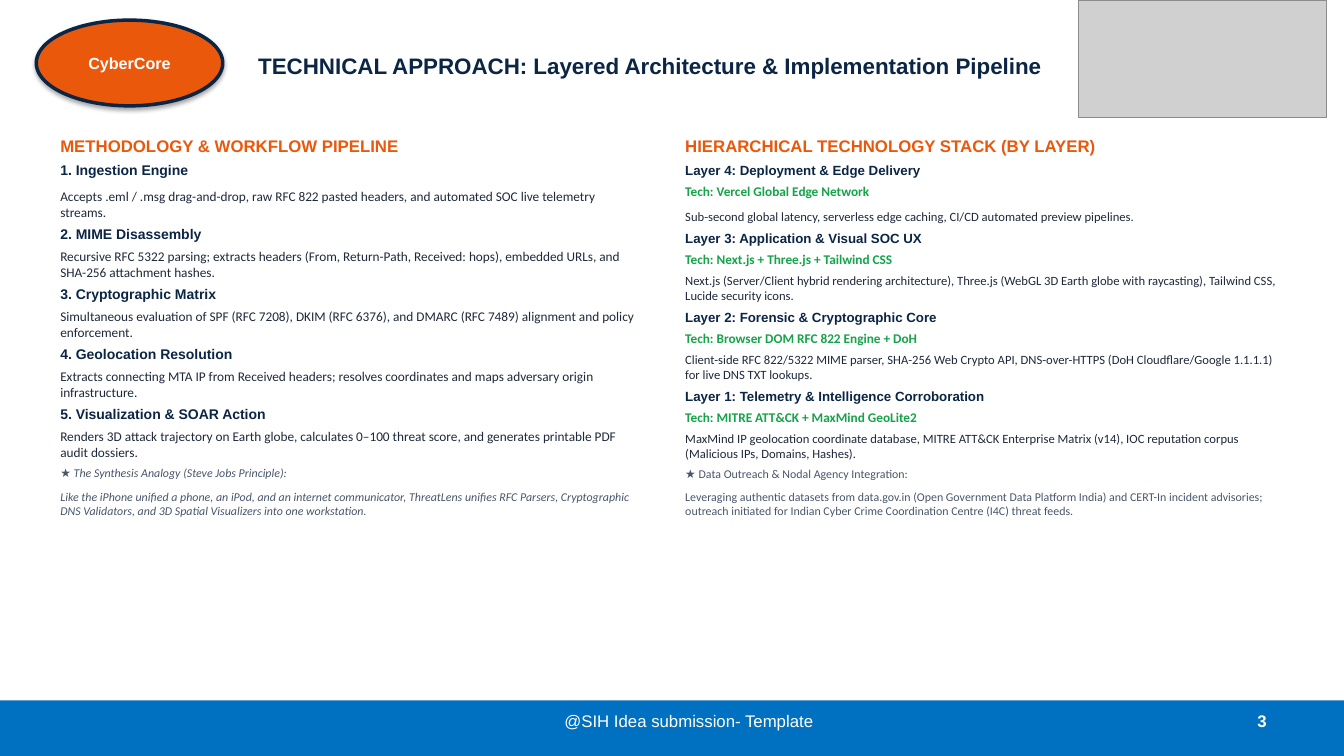
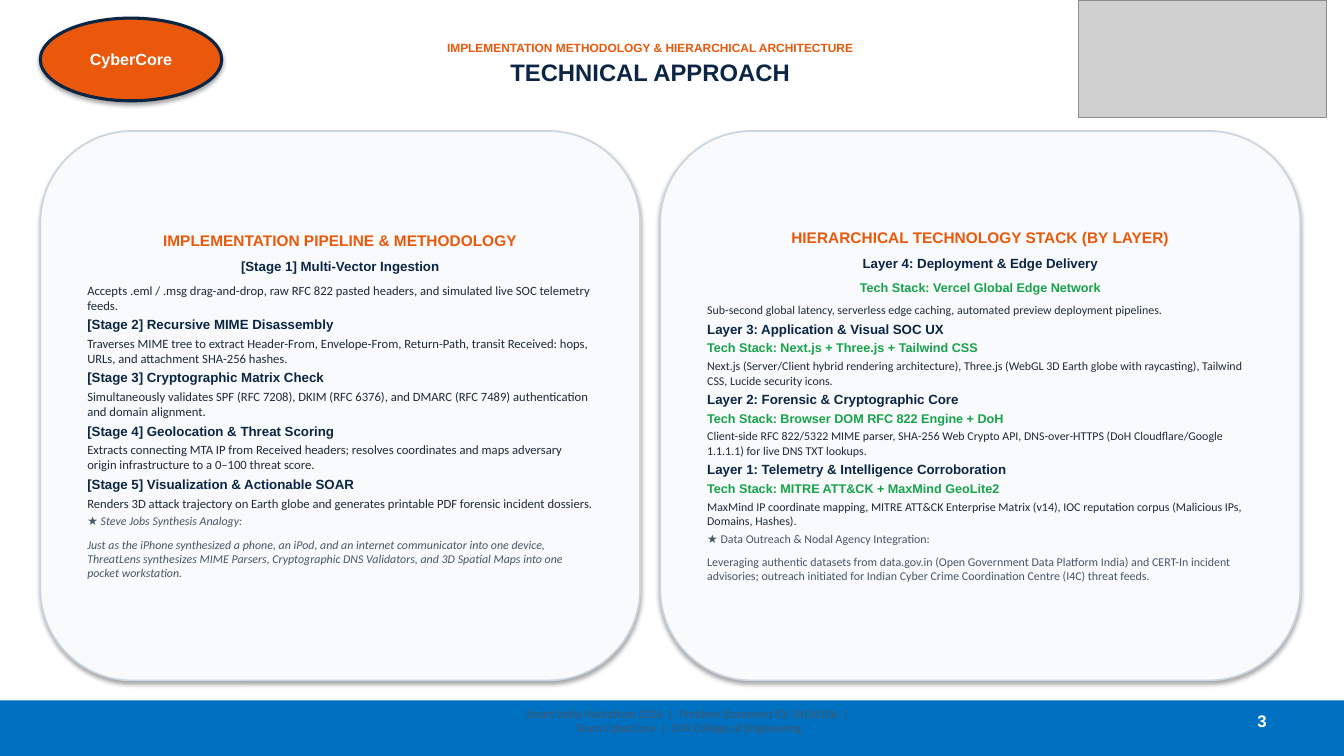
Before and after one commit to viswakpullepu/threatlens, a slide deck: slide 3 of SIH2026_ThreatLens_AI_Official_Submission.pptx. Drawn at 1344x756 pixels with LibreOffice and Linux fonts; fonts in the diff are those of the drawing; grey boxes stand for pictures. Boxes give left, top, right and bottom in pixels: in the first picture for what was removed or moved away, otherwise in the second. Text is boxed around its words. In the diff, an @@ line names an element or a change of style, - is before the commit and + after.

```diff
--- a/SIH2026_ThreatLens_AI_Official_Submission.pptx
+++ b/SIH2026_ThreatLens_AI_Official_Submission.pptx
@@ ellipse "CyberCore": place and size @@
-ellipse "CyberCore" at bbox=[36, 20, 223, 106]
+ellipse "CyberCore" at bbox=[40, 18, 222, 101]
@@ ellipse "CyberCore" at bbox=[40, 18, 222, 101]: outline #0B2545 2.5 pt to #0B2545 2.2 pt @@
@@ title at bbox=[447, 43, 853, 82]: text changed; size 16 to 8.5 pt; text colour #0B2545 to #EA580C @@
-TECHNICAL APPROACH: Layered Architecture & Implementation Pipeline
+IMPLEMENTATION METHODOLOGY & HIERARCHICAL ARCHITECTURE
+TECHNICAL APPROACH
@@ rounded rectangle "IMPLEMENTATION PIPELINE & METHODOLOGY" at bbox=[40, 131, 640, 681]: vertical alignment top to middle; fill none to #F8FAFC; outline none to #CBD5E1 1.2 pt; shadow on @@
@@ rounded rectangle "IMPLEMENTATION PIPELINE & METHODOLOGY": place and size @@
-rounded rectangle "IMPLEMENTATION PIPELINE & METHODOLOGY" at bbox=[60, 140, 634, 517]
+rounded rectangle "IMPLEMENTATION PIPELINE & METHODOLOGY" at bbox=[40, 131, 640, 681]
@@ rounded rectangle "HIERARCHICAL TECHNOLOGY STACK (BY LAYER)": place and size @@
-rounded rectangle "HIERARCHICAL TECHNOLOGY STACK (BY LAYER)" at bbox=[685, 140, 1275, 517]
+rounded rectangle "HIERARCHICAL TECHNOLOGY STACK (BY LAYER)" at bbox=[660, 131, 1301, 681]
@@ rounded rectangle "HIERARCHICAL TECHNOLOGY STACK (BY LAYER)" at bbox=[660, 131, 1301, 681]: vertical alignment top to middle; fill none to #F8FAFC; outline none to #CBD5E1 1.2 pt; shadow on @@
@@ text in rounded rectangle at bbox=[87, 235, 593, 579]: text changed; size 9.5 to 9 pt @@
-METHODOLOGY & WORKFLOW PIPELINE
-1. Ingestion Engine
-Accepts .eml / .msg drag-and-drop, raw RFC 822 pasted headers, and automated SOC live telemetry streams.
-2. MIME Disassembly
-Recursive RFC 5322 parsing; extracts headers (From, Return-Path, Received: hops), embedded URLs, and SHA-256 attachment hashes.
-3. Cryptographic Matrix
-Simultaneous evaluation of SPF (RFC 7208), DKIM (RFC 6376), and DMARC (RFC 7489) alignment and policy enforcement.
-4. Geolocation Resolution
-Extracts connecting MTA IP from Received headers; resolves coordinates and maps adversary origin infrastructure.
-5. Visualization & SOAR Action
-Renders 3D attack trajectory on Earth globe, calculates 0–100 threat score, and generates printable PDF audit dossiers.
-★ The Synthesis Analogy (Steve Jobs Principle):
-Like the iPhone unified a phone, an iPod, and an internet communicator, ThreatLens unifies RFC Parsers, Cryptographic DNS Validators, and 3D Spatial Visualizers into one workstation.
+IMPLEMENTATION PIPELINE & METHODOLOGY
+[Stage 1] Multi-Vector Ingestion
+Accepts .eml / .msg drag-and-drop, raw RFC 822 pasted headers, and simulated live SOC telemetry feeds.
+[Stage 2] Recursive MIME Disassembly
+Traverses MIME tree to extract Header-From, Envelope-From, Return-Path, transit Received: hops, URLs, and attachment SHA-256 hashes.
+[Stage 3] Cryptographic Matrix Check
+Simultaneously validates SPF (RFC 7208), DKIM (RFC 6376), and DMARC (RFC 7489) authentication and domain alignment.
+[Stage 4] Geolocation & Threat Scoring
+Extracts connecting MTA IP from Received headers; resolves coordinates and maps adversary origin infrastructure to a 0–100 threat score.
+[Stage 5] Visualization & Actionable SOAR
+Renders 3D attack trajectory on Earth globe and generates printable PDF forensic incident dossiers.
+★ Steve Jobs Synthesis Analogy:
+Just as the iPhone synthesized a phone, an iPod, and an internet communicator into one device, ThreatLens synthesizes MIME Parsers, Cryptographic DNS Validators, and 3D Spatial Maps into one pocket workstation.
@@ text in rounded rectangle at bbox=[707, 232, 1230, 582]: size 12 to 11 pt in "HIERARCHICAL TECHNOLOGY STACK (BY LAYER)"; alignment left to centre; more space between paragraphs; less space between paragraphs @@
@@ text in rounded rectangle at bbox=[707, 258, 1242, 527]: text changed; size 9 to 8.5 pt @@
-Layer 4: Deployment & Edge Delivery
-Tech: Vercel Global Edge Network
-Sub-second global latency, serverless edge caching, CI/CD automated preview pipelines.
-Layer 3: Application & Visual SOC UX
-Tech: Next.js + Three.js + Tailwind CSS
-Next.js (Server/Client hybrid rendering architecture), Three.js (WebGL 3D Earth globe with raycasting), Tailwind CSS, Lucide security icons.
-Layer 2: Forensic & Cryptographic Core
-Tech: Browser DOM RFC 822 Engine + DoH
-Client-side RFC 822/5322 MIME parser, SHA-256 Web Crypto API, DNS-over-HTTPS (DoH Cloudflare/Google 1.1.1.1) for live DNS TXT lookups.
-Layer 1: Telemetry & Intelligence Corroboration
-Tech: MITRE ATT&CK + MaxMind GeoLite2
-MaxMind IP geolocation coordinate database, MITRE ATT&CK Enterprise Matrix (v14), IOC reputation corpus (Malicious IPs, Domains, Hashes).
+Layer 4: Deployment & Edge Delivery
+Tech Stack: Vercel Global Edge Network
+Sub-second global latency, serverless edge caching, automated preview deployment pipelines.
+Layer 3: Application & Visual SOC UX
+Tech Stack: Next.js + Three.js + Tailwind CSS
+Next.js (Server/Client hybrid rendering architecture), Three.js (WebGL 3D Earth globe with raycasting), Tailwind CSS, Lucide security icons.
+Layer 2: Forensic & Cryptographic Core
+Tech Stack: Browser DOM RFC 822 Engine + DoH
+Client-side RFC 822/5322 MIME parser, SHA-256 Web Crypto API, DNS-over-HTTPS (DoH Cloudflare/Google 1.1.1.1) for live DNS TXT lookups.
+Layer 1: Telemetry & Intelligence Corroboration
+Tech Stack: MITRE ATT&CK + MaxMind GeoLite2
+MaxMind IP coordinate mapping, MITRE ATT&CK Enterprise Matrix (v14), IOC reputation corpus (Malicious IPs, Domains, Hashes).
@@ text removed at bbox=[564, 715, 813, 731] @@
-@SIH Idea submission- Template
```
Also in this commit, not shown: 5 other slides changed, 1 other file.
